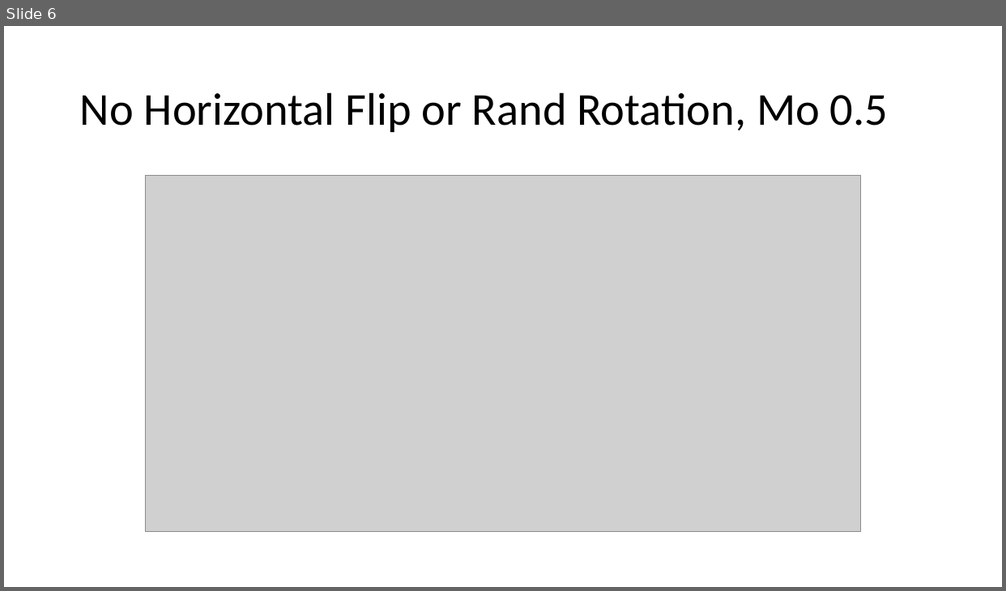
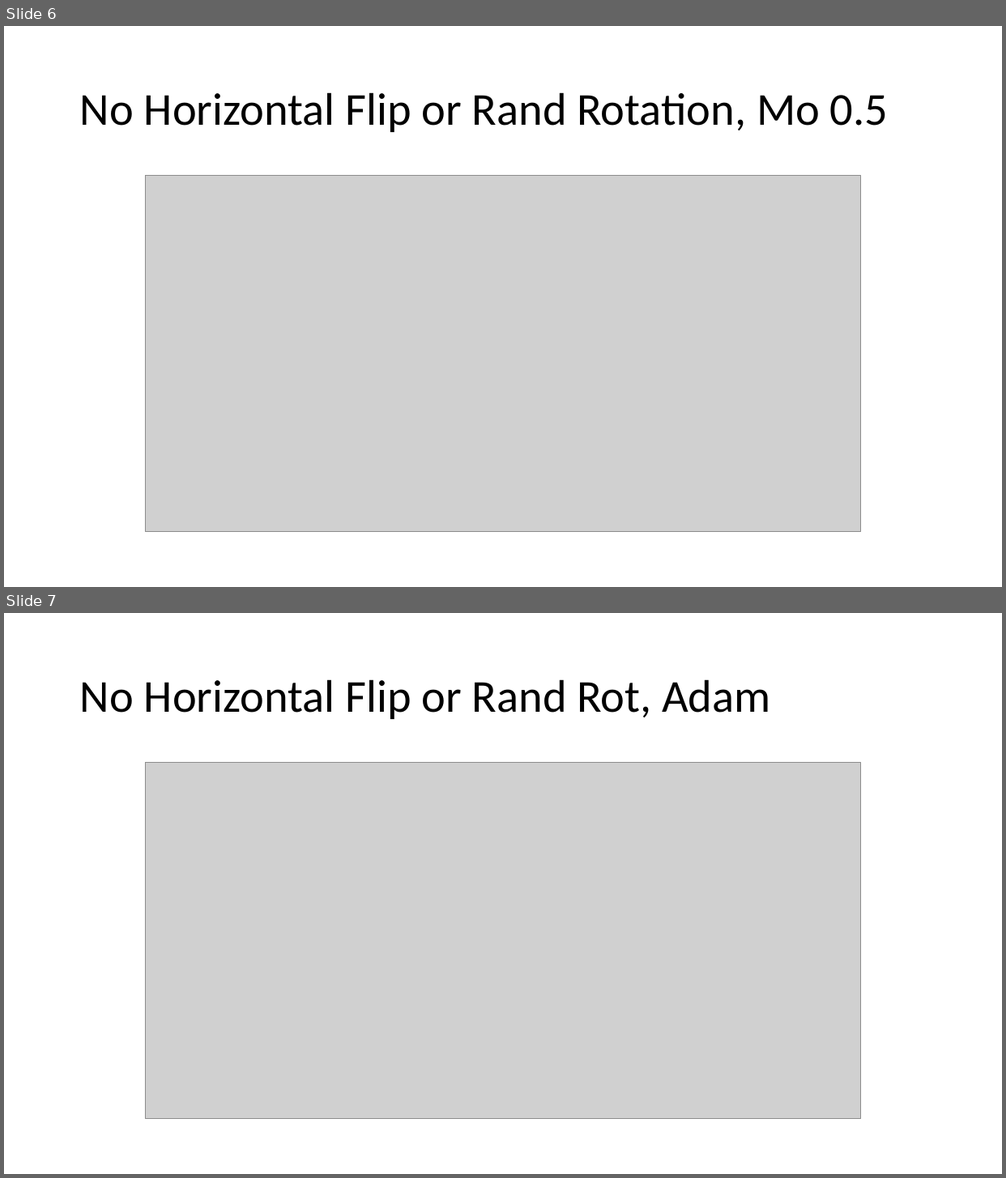
Before and after one commit to DarkEQ/BIM_284_ML_Project, a slide deck: History.pptx. Shown one above the other, each under a label of ours: slide 6 before the commit, slides 6 and 7 after it. The pictures are 1006x591 and 1006x1178 pixels, drawn with LibreOffice and Linux fonts; fonts in the diff are those of the drawing; grey boxes stand for pictures. Boxes give left, top, right and bottom in pixels: in the first picture for what was removed or moved away, otherwise in the second. Text is boxed around its words. In the diff, an @@ line names an element or a change of style, - is before the commit and + after.

```diff
--- a/History.pptx
+++ b/History.pptx
@@ slide 7 added at [4,613,1002,1174], background #FFFFFF @@
@@ title added at [80,679,770,719], 44 pt, text #000000 @@
+No Horizontal Flip or Rand Rot, Adam
@@ picture added at [146,763,861,1119] @@
```
Also in this commit, not shown: 9 other slides added.
